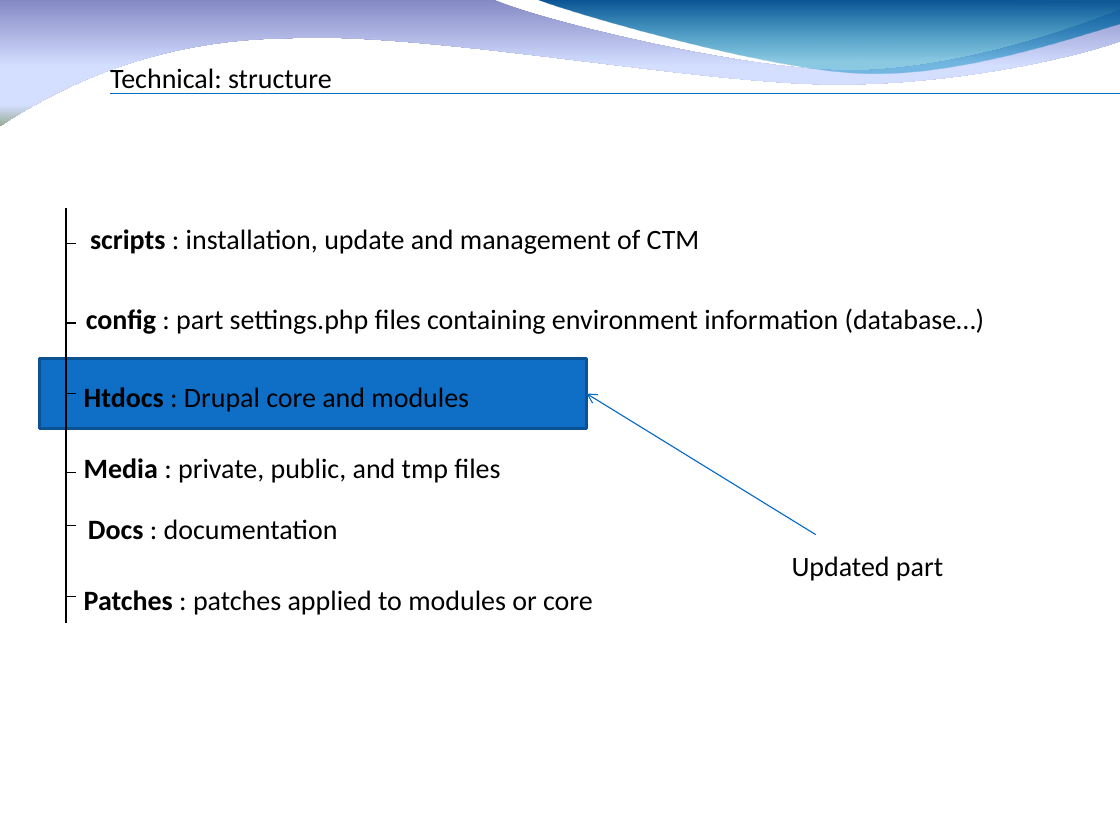
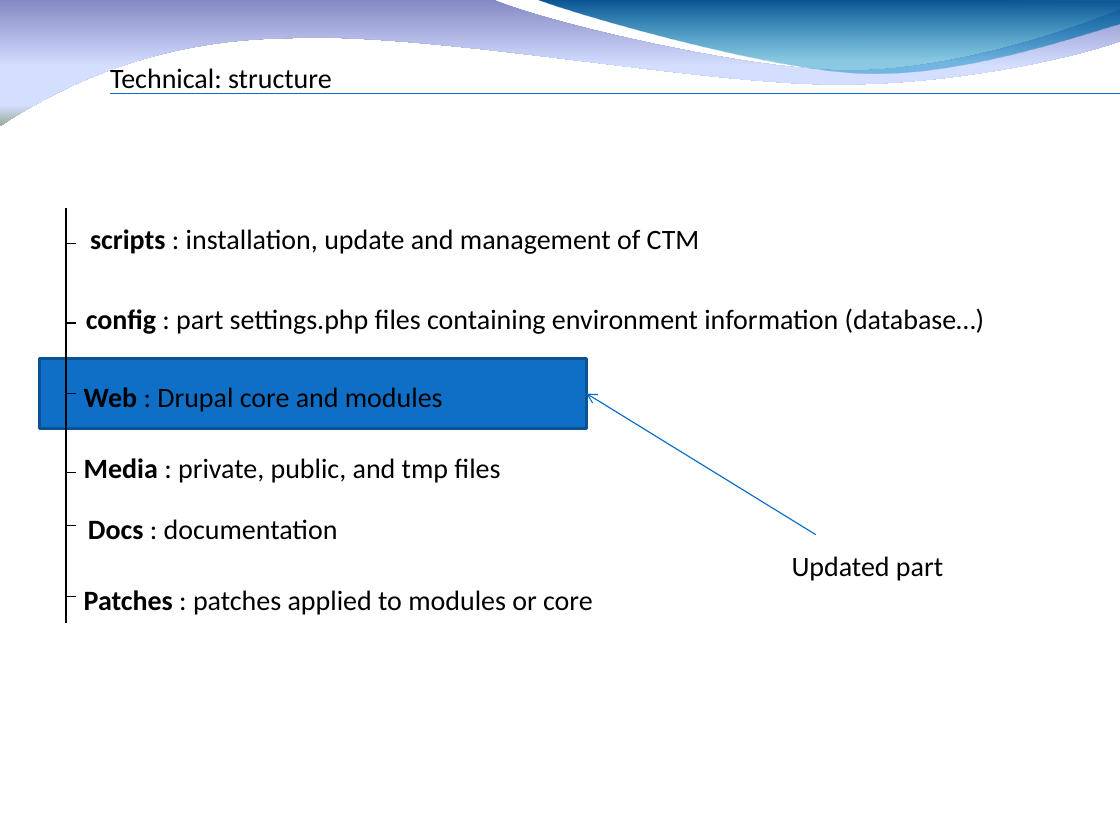
Before and after one commit to fauconv/ctm_drupal7, a slide deck: slide 24 of docs/Drupal 7 CTM factory.pptx. Drawn at 1120x840 pixels with LibreOffice and Linux fonts; fonts in the diff are those of the drawing; background and template pictures are left out. Boxes give left, top, right and bottom in pixels: in the first picture for what was removed or moved away, otherwise in the second. Text is boxed around its words. In the diff, an @@ line names an element or a change of style, - is before the commit and + after.

```diff
--- a/docs/Drupal 7 CTM factory.pptx
+++ b/docs/Drupal 7 CTM factory.pptx
@@ text at (x1=84, y1=387, x2=443, y2=412): text changed @@
-Htdocs : Drupal core and modules
+Web : Drupal core and modules
```
Also in this commit, not shown: 11 other slides changed, 18 other files.
